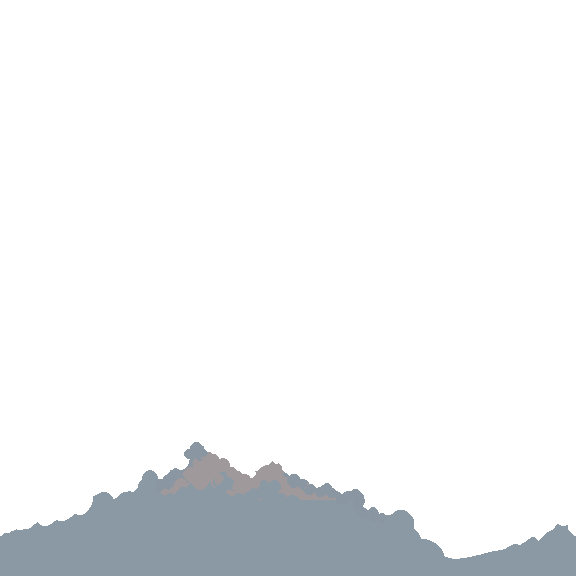
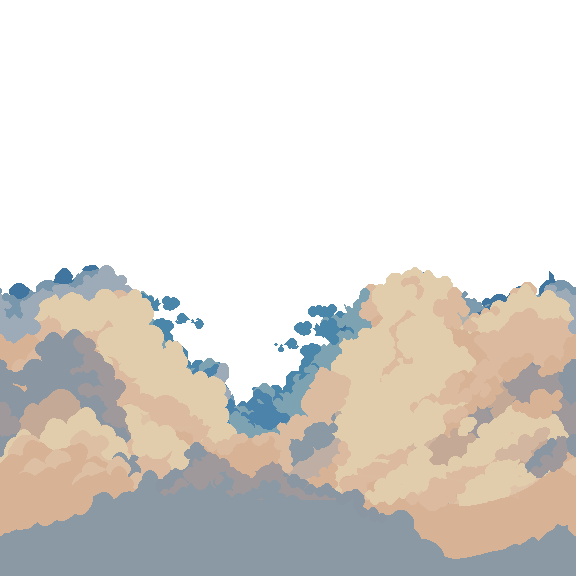
Layer changes from the first (576, 576) image to the second:
showed "2" over box(0, 267, 576, 559)
showed "Layer1" over box(0, 265, 576, 438)
showed "Layer8" over box(0, 285, 576, 559)